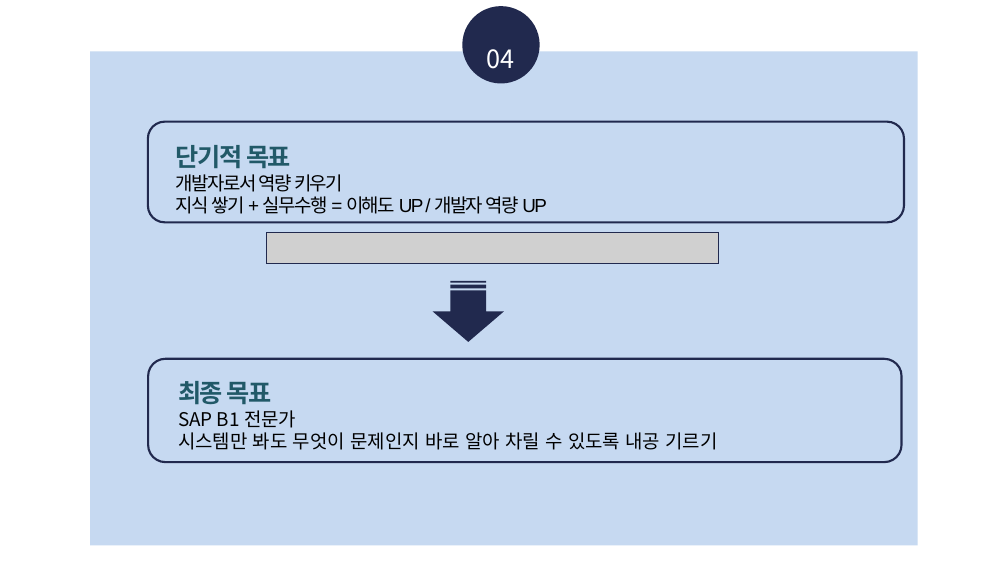
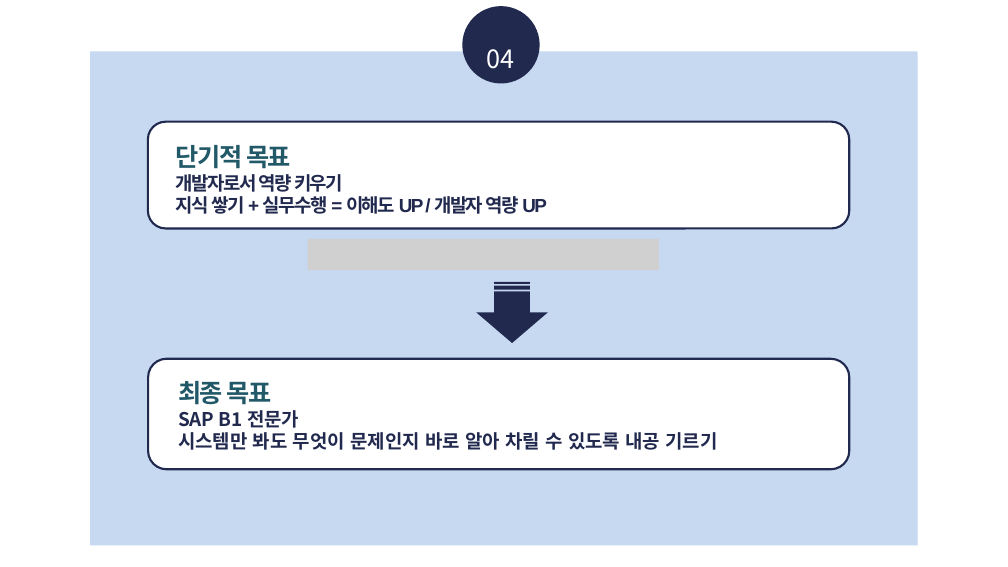
Before and after one commit to KimSolYi/WJ_PRACTICE, a slide deck: slide 16 of 인턴 수행과제 결과발표.pptx (slide 15 before the commit). Drawn at 1008x567 pixels with LibreOffice and Linux fonts; fonts in the diff are those of the drawing; grey boxes stand for pictures; background and template pictures are left out. Boxes give left, top, right and bottom in pixels: in the first picture for what was removed or moved away, otherwise in the second. Text is boxed around its words. In the diff, an @@ line names an element or a change of style, - is before the commit and + after.

```diff
--- a/인턴 수행과제 결과발표.pptx
+++ b/인턴 수행과제 결과발표.pptx
@@ rounded rectangle: place and size @@
-rounded rectangle at [148, 122, 904, 222]
+rounded rectangle at [148, 122, 850, 228]
@@ rounded rectangle at [148, 122, 850, 228]: fill none to #FFFFFF @@
@@ text at [176, 174, 547, 214]: text colour #000000 to #21294E, bold on in "개발자로서 역량 키우기", "지식 쌓기 + 실무수행 = 이해도 UP ..." @@
@@ picture: place and size @@
-picture at [266, 233, 718, 263]
+picture at [308, 239, 659, 270]
@@ striped right arrow: place and size @@
-striped right arrow at [433, 281, 504, 342]
+striped right arrow at [477, 282, 548, 343]
@@ rounded rectangle at [148, 359, 849, 470]: fill none to #FFFFFF @@
@@ rounded rectangle: place and size @@
-rounded rectangle at [148, 359, 902, 463]
+rounded rectangle at [148, 359, 849, 470]
@@ text at [178, 410, 718, 450]: text colour #000000 to #21294E, bold on @@
```
Also in this commit, not shown: 11 other slides changed, 1 slide added, 1 other file.
